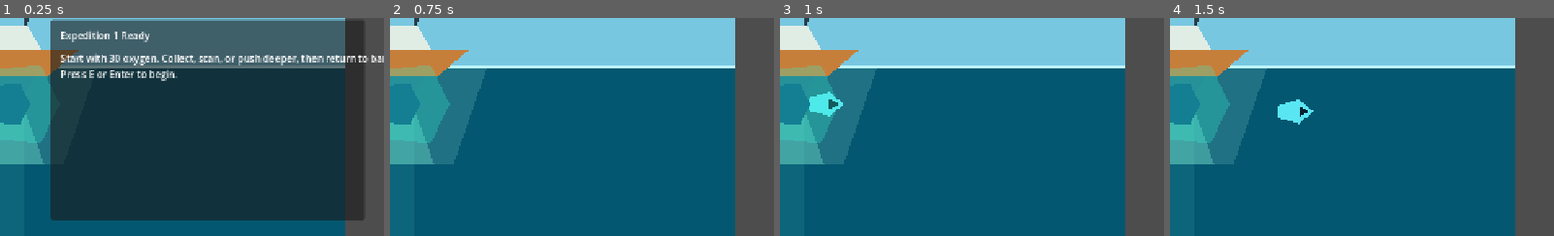
Above: before the commit, frames 1-4 (left to right).
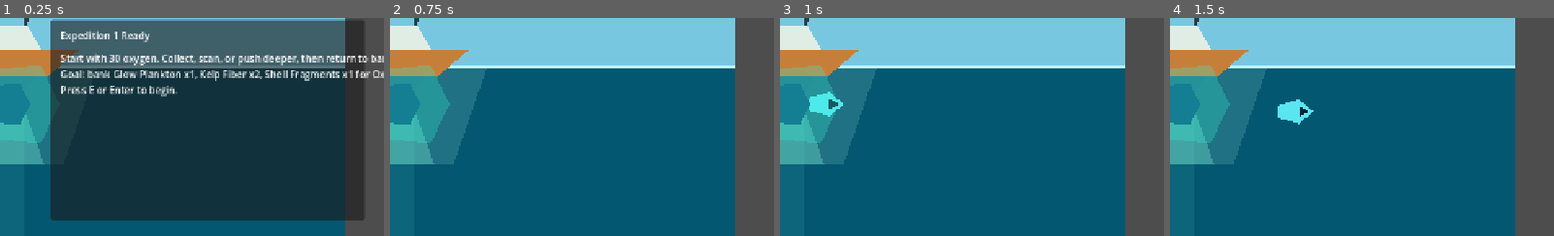
Above: after the commit, the same moments.

Repository: joeypshell/OceanGame
Game: Godot game, scene res://scenes/Main.tscn
The game is run twice, just before and just after one commit, with the same random seed, the same clock (stepped at 60 frames per second) and the same inputs.
Inputs:
- Up to frame 1 (0.25 s): no input
- Up to frame 2 (0.75 s): tap E (interact) at 0.5 s; hold D (move_right) from 0.53 s (still down); tap F (scan) at 0.6 s
- Up to frame 3 (1 s): keep holding D (move_right)
- Up to frame 4 (1.5 s): release D (move_right) at 1.28 s; hold S (move_down) from 1.28 s (still down); tap E (interact) at 1.35 s
The pictures show only the part of the screen within x 50-100%, y 4-54%; the shares and areas given below are measured in that part.

The runs differ from the first frame. In frame 1, 2.8% of the frame differs, in the area x 15-100%, y 24-36%; in frame 2, nothing differs; in frame 3, nothing differs; in frame 4, nothing differs.

Commit message:
Resolve #57 expedition prep goal

Diff:
--- /dev/null
+++ b/scripts/expedition_goal_formatter.gd
@@ -0,0 +1,66 @@
+class_name ExpeditionGoalFormatter
+extends RefCounted
+
+const UpgradePurchaseScript := preload("res://scripts/upgrade_purchase.gd")
+
+static func format_goal(progression_state: ProgressionState, upgrade_definitions: Array[UpgradeDefinition]) -> String:
+	for upgrade in upgrade_definitions:
+		if progression_state.has_upgrade(upgrade.id):
+			continue
+
+		var missing_discovery := UpgradePurchaseScript.missing_discovery(progression_state, upgrade)
+		if missing_discovery != "":
+			return "Goal: scan %s, then bank %s for %s." % [
+				_discovery_name(missing_discovery),
+				_format_cost(upgrade.resource_cost),
+				upgrade.display_name,
+			]
+
+		var missing_resources := _format_missing_resources(progression_state, upgrade.resource_cost)
+		if missing_resources == "none":
+			return "Goal: buy %s in the upgrade bay after this dive." % upgrade.display_name
+
+		return "Goal: bank %s for %s." % [
+			missing_resources,
+			upgrade.display_name,
+		]
+
+	return "Goal: choose a route, fill cargo, and return safely."
+
+static func _format_missing_resources(progression_state: ProgressionState, cost: Dictionary) -> String:
+	var parts: Array[String] = []
+	for resource_id in cost.keys():
+		var missing := int(cost[resource_id]) - progression_state.resource_count(resource_id)
+		if missing > 0:
+			parts.append("%s x%d" % [_resource_name(resource_id), missing])
+
+	return "none" if parts.is_empty() else ", ".join(parts)
+
+static func _format_cost(cost: Dictionary) -> String:
+	var parts: Array[String] = []
+	for resource_id in cost.keys():
+		parts.append("%s x%d" % [_resource_name(resource_id), int(cost[resource_id])])
+
+	return "resources" if parts.is_empty() else ", ".join(parts)
+
+static func _resource_name(resource_id: String) -> String:
+	match resource_id:
+		"kelp_fiber":
+			return "Kelp Fiber"
+		"shell_fragments":
+			return "Shell Fragments"
+		"glow_plankton":
+			return "Glow Plankton"
+		_:
+			return resource_id
+
+static func _discovery_name(discovery_id: String) -> String:
+	match discovery_id:
+		"thermal_vent":
+			return "Thermal Vent"
+		"wreck_signal_cache":
+			return "Wreck Signal Cache"
+		"lantern_fry":
+			return "Lantern Fry"
+		_:
+			return discovery_id
--- a/scripts/main.gd
+++ b/scripts/main.gd
@@ -7,6 +7,7 @@
 const UpgradePurchaseScript := preload("res://scripts/upgrade_purchase.gd")
 const ScanTargetResolverScript := preload("res://scripts/scan_target_resolver.gd")
 const SpawnSelectionScript := preload("res://scripts/spawn_selection.gd")
+const ExpeditionGoalFormatterScript := preload("res://scripts/expedition_goal_formatter.gd")
 const OXYGEN_TANK_UPGRADE := preload("res://resources/upgrades/oxygen_tank_1.tres")
 const PRESSURE_SEAL_UPGRADE := preload("res://resources/upgrades/pressure_seal_1.tres")
 const SIGNAL_LENS_UPGRADE := preload("res://resources/upgrades/signal_lens_1.tres")
@@ -705,7 +706,10 @@
 	if dive_session.result == DiveSessionScript.Result.READY:
 		run_panel.visible = true
 		run_title_label.text = "Expedition %d Ready" % progression_state.current_run_number
-		run_summary_label.text = _format_run_summary("Start with %d oxygen. Collect, scan, or push deeper, then return to bank cargo.\nPress E or Enter to begin." % ceili(dive_session.max_oxygen), "ready")
+		run_summary_label.text = _format_run_summary("Start with %d oxygen. Collect, scan, or push deeper, then return to bank cargo.\n%s\nPress E or Enter to begin." % [
+			ceili(dive_session.max_oxygen),
+			ExpeditionGoalFormatterScript.format_goal(progression_state, upgrade_definitions),
+		], "ready")
 	elif dive_session.result == DiveSessionScript.Result.EXTRACTED:
 		run_panel.visible = true
 		run_title_label.text = "Expedition %d Result: Extraction" % progression_state.current_run_number
--- a/tests/logic_tests.gd
+++ b/tests/logic_tests.gd
@@ -7,6 +7,7 @@
 const ScanTargetResolverScript := preload("res://scripts/scan_target_resolver.gd")
 const SpawnSelectionScript := preload("res://scripts/spawn_selection.gd")
 const PlayerScript := preload("res://scripts/player.gd")
+const ExpeditionGoalFormatterScript := preload("res://scripts/expedition_goal_formatter.gd")
 const OxygenTankUpgrade := preload("res://resources/upgrades/oxygen_tank_1.tres")
 const PressureSealUpgrade := preload("res://resources/upgrades/pressure_seal_1.tres")
 const SignalLensUpgrade := preload("res://resources/upgrades/signal_lens_1.tres")
@@ -37,6 +38,7 @@
 	_run("spawn selection", _test_spawn_selection)
 	_run("scanner target resolver", _test_scanner_target_resolver)
 	_run("discovery prerequisites", _test_discovery_prerequisites)
+	_run("expedition prep goals", _test_expedition_prep_goals)
 	_run("burst thruster movement helper", _test_burst_thruster_movement_helper)
 
 	if _failures.is_empty():
@@ -231,6 +233,55 @@
 	progression.add_discovery("wreck_signal_cache", "Wreck Signal Cache", "Signal map.", "Unlocks Signal Lens I.")
 	_expect(UpgradePurchaseScript.missing_discovery(progression, SignalLensUpgrade) == "", "Signal Lens I prerequisite should be satisfied by Wreck Signal Cache discovery")
 
+func _test_expedition_prep_goals() -> void:
+	var upgrades: Array[UpgradeDefinition] = [
+		OxygenTankUpgrade,
+		PressureSealUpgrade,
+		SignalLensUpgrade,
+		CargoRackUpgrade,
+	]
+	var progression := ProgressionStateScript.new()
+
+	var goal := ExpeditionGoalFormatterScript.format_goal(progression, upgrades)
+	_expect(goal.contains("Oxygen Tank I"), "fresh prep goal should point at Oxygen Tank I")
+	_expect(goal.contains("Kelp Fiber x2"), "fresh prep goal should list missing oxygen tank kelp")
+
+	progression.banked_resources = {
+		"glow_plankton": 1,
+		"kelp_fiber": 2,
+		"shell_fragments": 1,
+	}
+	goal = ExpeditionGoalFormatterScript.format_goal(progression, upgrades)
+	_expect(goal == "Goal: buy Oxygen Tank I in the upgrade bay after this dive.", "affordable prep goal should point to purchase")
+
+	progression.purchase_upgrade(OxygenTankUpgrade.id, OxygenTankUpgrade.resource_cost)
+	goal = ExpeditionGoalFormatterScript.format_goal(progression, upgrades)
+	_expect(goal.contains("scan Thermal Vent"), "locked pressure seal goal should point at Thermal Vent")
+	_expect(goal.contains("Pressure Seal I"), "locked pressure seal goal should name the upgrade")
+
+	progression.add_discovery("thermal_vent", "Thermal Vent", "Hot current.", "Unlocks pressure tuning.")
+	goal = ExpeditionGoalFormatterScript.format_goal(progression, upgrades)
+	_expect(goal.contains("bank"), "unlocked pressure seal goal should point back to banking")
+
+	progression.banked_resources = {
+		"glow_plankton": 2,
+		"kelp_fiber": 1,
+		"shell_fragments": 2,
+	}
+	progression.purchase_upgrade(PressureSealUpgrade.id, PressureSealUpgrade.resource_cost)
+	goal = ExpeditionGoalFormatterScript.format_goal(progression, upgrades)
+	_expect(goal.contains("scan Wreck Signal Cache"), "locked signal lens goal should point at Wreck Signal Cache")
+
+	progression.add_discovery("wreck_signal_cache", "Wreck Signal Cache", "Signal map.", "Unlocks Signal Lens I.")
+	progression.banked_resources = {
+		"glow_plankton": 2,
+		"kelp_fiber": 1,
+		"shell_fragments": 2,
+	}
+	progression.purchase_upgrade(SignalLensUpgrade.id, SignalLensUpgrade.resource_cost)
+	goal = ExpeditionGoalFormatterScript.format_goal(progression, upgrades)
+	_expect(goal.contains("Cargo Rack I"), "signal lens ownership should advance goal to Cargo Rack I")
+
 func _test_burst_thruster_movement_helper() -> void:
 	var player := PlayerScript.new()
 	player.burst(Vector2.DOWN, 700.0)
Not shown, changed: docs/current/GAMEPLAY.md
Not shown, changed: docs/current/ROADMAP.md
Not shown, changed: docs/planning/PROJECT_STATUS_REVIEW_2026_06_25.md
